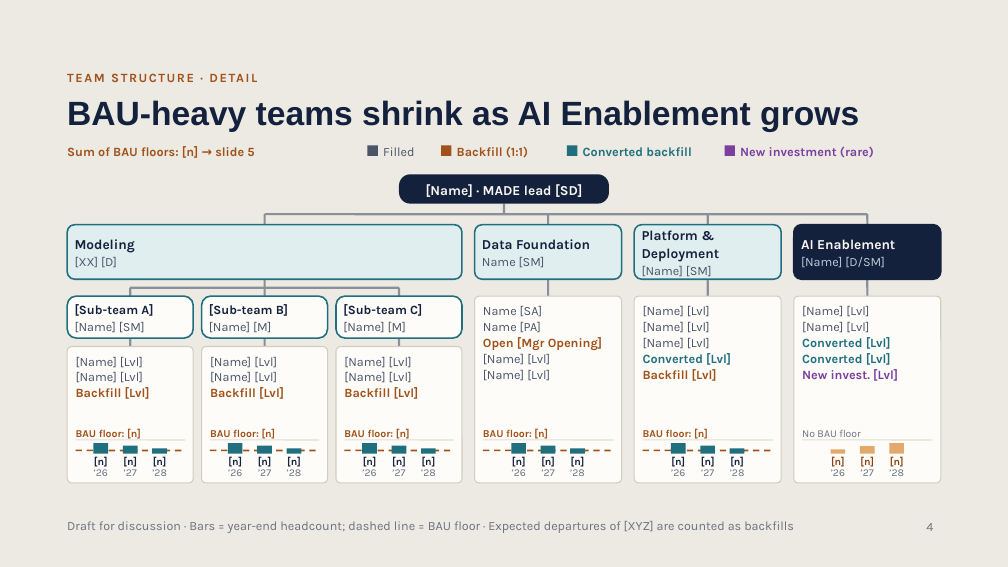
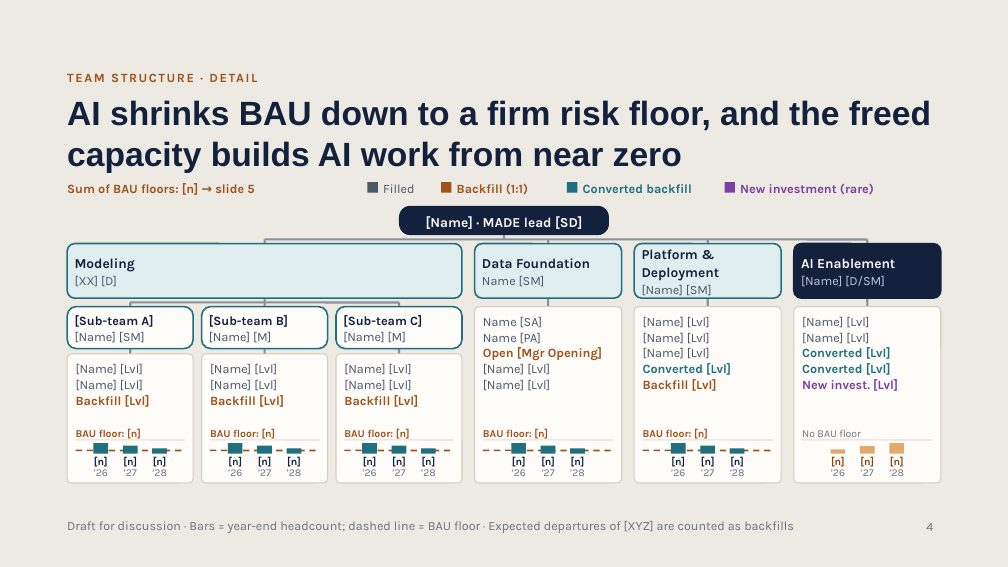
Before and after one commit to wwd1015/slide-template, a slide deck: slide 4 of MADE Team Strategy.pptx. Drawn at 1008x567 pixels with LibreOffice and Linux fonts; fonts in the diff are those of the drawing. Boxes give left, top, right and bottom in pixels: in the first picture for what was removed or moved away, otherwise in the second. Text is boxed around its words. In the diff, an @@ line names an element or a change of style, - is before the commit and + after.

```diff
--- a/MADE Team Strategy.pptx
+++ b/MADE Team Strategy.pptx
@@ title at [67,100,931,173]: text changed @@
-BAU-heavy teams shrink as AI Enablement grows
+AI shrinks BAU down to a firm risk floor, and the freed capacity builds AI work from near zero
@@ text "[Name] · MADE lead [SD]": place and size @@
-text "[Name] · MADE lead [SD]" at [426,184,582,197]
+text "[Name] · MADE lead [SD]" at [426,216,582,229]
@@ rounded rectangle: place and size @@
-rounded rectangle at [399,175,609,204]
+rounded rectangle at [399,206,609,235]
@@ 5 texts, 4 rectangles: place and size @@
-5 texts, 4 rectangles at [67,145,874,158]
+5 texts, 4 rectangles at [67,182,874,195]
@@ line moved from (504, 203) - (504, 214) to (504, 235) - (504, 240) @@
@@ line moved from (265, 214) - (867, 214) to (265, 240) - (867, 240) @@
@@ line moved from (265, 214) - (265, 225) to (265, 240) - (265, 243) @@
@@ line moved from (548, 214) - (548, 225) to (548, 240) - (548, 243) @@
@@ line moved from (708, 214) - (708, 225) to (708, 240) - (708, 243) @@
@@ 4 texts, 4 rounded rectangles: place and size @@
-4 texts, 4 rounded rectangles at [67,225,941,279]
+4 texts, 4 rounded rectangles at [67,243,941,298]
@@ line moved from (867, 214) - (867, 225) to (867, 240) - (867, 243) @@
@@ line moved from (265, 279) - (265, 288) to (265, 298) - (265, 302) @@
@@ line moved from (548, 279) - (548, 296) to (548, 298) - (548, 307) @@
@@ line moved from (708, 279) - (708, 296) to (708, 298) - (708, 307) @@
@@ line moved from (867, 279) - (867, 296) to (867, 298) - (867, 307) @@
@@ 4 lines: place and size @@
-4 lines at [130,288,399,296]
+4 lines at [130,302,399,307]
@@ rounded rectangle: place and size @@
-rounded rectangle at [475,296,622,483]
+rounded rectangle at [475,307,622,483]
@@ rounded rectangle: place and size @@
-rounded rectangle at [634,296,781,483]
+rounded rectangle at [634,307,781,483]
@@ rounded rectangle: place and size @@
-rounded rectangle at [794,296,941,483]
+rounded rectangle at [794,307,941,483]
@@ rounded rectangle: place and size @@
-rounded rectangle at [67,346,194,483]
+rounded rectangle at [67,354,194,483]
@@ rounded rectangle: place and size @@
-rounded rectangle at [202,346,328,483]
+rounded rectangle at [202,354,328,483]
@@ rounded rectangle: place and size @@
-rounded rectangle at [336,346,462,483]
+rounded rectangle at [336,354,462,483]
@@ 6 texts, 3 rounded rectangles, 3 lines: place and size @@
-6 texts, 3 rounded rectangles, 3 lines at [67,296,898,381]
+6 texts, 3 rounded rectangles, 3 lines at [67,307,898,391]
@@ 3 texts: place and size @@
-3 texts at [76,357,419,399]
+3 texts at [76,364,419,407]
```
Also in this commit, not shown: 1 other slide changed.
